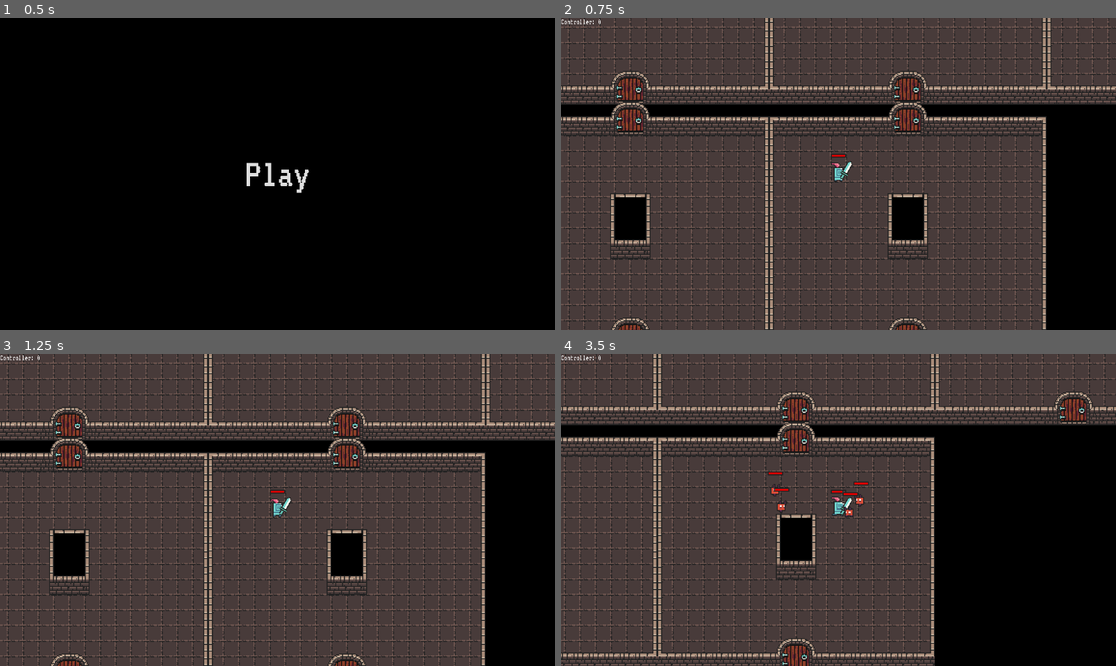
Above: before the commit, frames 1-4 (two rows, left to right).
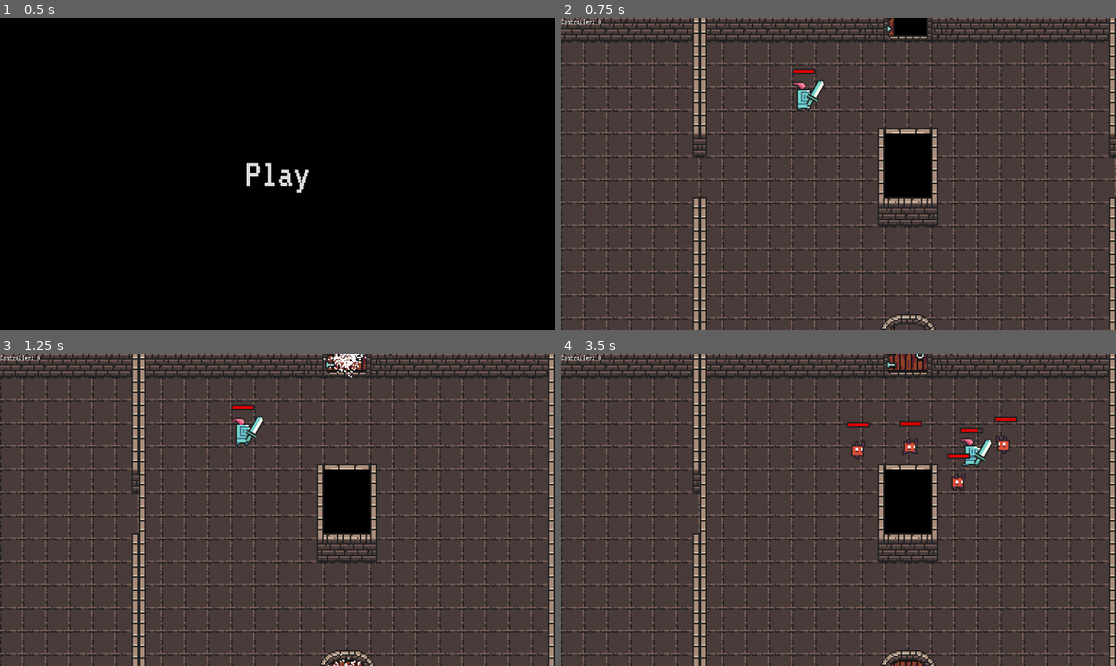
Above: after the commit, the same moments.

Repository: InjustFr/CallOfTheMask
Game: Godot game, scene res://MainMenu.tscn
Two runs of this game, one before a commit and one after it. Both use one fixed random seed, a clock stepped at 60 frames per second and the inputs below.
Inputs (mouse positions are in pixels of both pictures, inside the frame that each line leads up to):
- Up to frame 1 (0.5 s): no input
- Up to frame 2 (0.75 s): click "Play" at 0.5 s
- Up to frame 3 (1.25 s): no input
- Up to frame 4 (3.5 s): move the mouse to (960, 494) at 1.27 s; hold D (right) 1.28-2.03 s; click (960, 494) at 1.35 s; move the mouse to (727, 525) at 2.02 s; hold S (down) 2.03-2.78 s; tap Space (dash) at 2.1 s; move the mouse to (894, 441) at 2.77 s; hold D (right) from 2.78 s (still down); tap E (use) at 2.85 s

Frame 1 is identical in both runs. In frame 2, 46% of the frame differs, in the area x 0-100%, y 0-100%; in frame 3, 47%; in frame 4, 59%.

Commit message:
Can change room after clearing one

Diff:
--- a/Enemy/EnemySpawner.gd
+++ b/Enemy/EnemySpawner.gd
@@ -36,6 +36,7 @@
 		var spawn_point = NavigationServer2D.map_get_closest_point(navigation_map, point)
 
 		var enemy : Enemy = enemy_scene.instantiate()
-		enemy.global_position = spawn_point
+		# global to local to Enemies Node coords
+		enemy.global_position = spawn_point - top_left
 
 		enemies_spawning_node.add_child(enemy)
--- a/Level.gd
+++ b/Level.gd
@@ -17,6 +17,8 @@
 var total_rooms := 0
 var rooms_generated : Array[Vector2i] = []
 
+var current_room_pos : Vector2i
+
 signal finished
 
 func _ready():
@@ -27,23 +29,25 @@
 
 	_generate_random_rooms()
 	_generate_mandatory_rooms()
+	_setup_room()
 
 	player.died.connect(_on_player_death)
 
 
 func _generate_random_rooms() -> void:
 	var starting_pos = Vector2i(0,0)
+	current_room_pos = starting_pos
 	rooms_generated.push_back(starting_pos)
 	_generate_room(starting_pos)
 
 	var j = 0;
 	while rooms_generated.size() < nb_rooms:
-		var current_room_pos = rooms_generated[j];
-		var nb_rooms_to_generate = randi_range(1, _get_nb_of_available_neighboor_cells(current_room_pos))
+		var room_pos = rooms_generated[j];
+		var nb_rooms_to_generate = randi_range(1, _get_nb_of_available_neighboor_cells(room_pos))
 
 		## if no cells available around this one,
 		## either backtrack if it's the last, or skip it
-		if !_get_nb_of_available_neighboor_cells(current_room_pos):
+		if !_get_nb_of_available_neighboor_cells(room_pos):
 			if j == rooms_generated.size() - 1:
 				j = 0
 				while !_get_nb_of_available_neighboor_cells(rooms_generated[j]):
@@ -58,7 +62,7 @@
 			if rooms_generated.size() >= nb_rooms:
 				break
 
-			var new_room_pos = _generate_neighboor_room(current_room_pos)
+			var new_room_pos = _generate_neighboor_room(room_pos)
 
 			rooms_generated.push_back(new_room_pos)
 		j += 1
@@ -79,24 +83,24 @@
 			offset_y = 0
 	return Vector2i(offset_x, offset_y)
 
-func _get_next_room_position(current_room: Room, next_room: Room, offset: Vector2i) -> Vector2:
-	if !current_room:
+func _get_next_room_position(room: Room, next_room: Room, offset: Vector2i) -> Vector2:
+	if !room:
 		return Vector2(0,0)
 
-	var current_room_pos = current_room.global_position
+	var room_pos = room.global_position
 	var next_roomSize = next_room.getSize()
-	var current_roomSize = current_room.getSize()
+	var current_roomSize = room.getSize()
 
 	match offset:
 		Vector2i(-1, 0):
-			var x = current_room.global_position.x - next_roomSize.x
-			return Vector2(current_room_pos.x - next_roomSize.x, current_room_pos.y)
+			var x = room.global_position.x - next_roomSize.x
+			return Vector2(room_pos.x - next_roomSize.x, room_pos.y)
 		Vector2i(1, 0):
-			return Vector2(current_room_pos.x + current_roomSize.x, current_room_pos.y)
+			return Vector2(room_pos.x + current_roomSize.x, room_pos.y)
 		Vector2i(0, -1):
-			return Vector2(current_room_pos.x, current_room_pos.y - next_roomSize.y)
+			return Vector2(room_pos.x, room_pos.y - next_roomSize.y)
 		Vector2i(0, 1):
-			return Vector2(current_room_pos.x, current_room_pos.y + current_roomSize.y)
+			return Vector2(room_pos.x, room_pos.y + current_roomSize.y)
 
 	return Vector2(0,0)
 
@@ -137,6 +141,7 @@
 	map_node.add_child(room)
 
 	room_map[pos.y][pos.x] = room
+	room.door_passed.connect(_on_door_passed)
 
 	return room
 
@@ -150,3 +155,25 @@
 
 func _on_player_death():
 	finished.emit(false)
+
+func _on_door_passed(room_offset: Vector2i) -> void:
+	current_room_pos += room_offset
+	_setup_room()
+
+func _setup_room() -> void:
+	var p : Player = find_children("*", "Player")[0]
+	print(current_room_pos)
+	var room : Room = room_map[current_room_pos.y][current_room_pos.x]
+	var room_pos : Vector2i = room.global_position
+	var room_size : Vector2i = room.getSize()
+	p.set_camera_bounds(room_pos, room_pos + room_size)
+	if player.global_position.x < room_pos.x:
+		player.global_position.x = room_pos.x + 16
+	if player.global_position.x >= room_pos.x + room_size.x:
+		player.global_position.x = room_pos.x + room_size.x - 16
+	if player.global_position.y < room_pos.y:
+		player.global_position.y = room_pos.y + 16
+	if player.global_position.y >= room_pos.y + room_size.y:
+		player.global_position.y = room_pos.y + room_size.y - 16
+	await get_tree().create_timer(0.5).timeout
+	room.start_room()
--- a/Level1.tscn
+++ b/Level1.tscn
@@ -6,7 +6,6 @@
 [node name="Level 1" type="Node2D"]
 y_sort_enabled = true
 script = ExtResource("1_s0nwi")
-nbRooms = 1
 rooms = Array[String](["BasicRoom"])
 
 [node name="Map" type="Node2D" parent="."]
--- a/Player.gd
+++ b/Player.gd
@@ -7,6 +7,7 @@
 @onready var boon_collider := $BoonPickup
 @onready var health_bar : TextureProgressBar = $HealthBar
 @onready var dash_particles : GPUParticles2D = $DashParticles
+@onready var camera : Camera2D = $Camera
 
 @export var speed := 80
 @export var weapon : Weapon
@@ -105,3 +106,9 @@
 		dash_start = Time.get_ticks_msec()
 		dash_particles.process_material.direction = Vector3(-direction.x, -direction.y, 0.0)
 		dash_particles.emitting = true
+
+func set_camera_bounds(top_left: Vector2i, bottom_right: Vector2i) -> void:
+	camera.limit_left = top_left.x
+	camera.limit_top = top_left.y
+	camera.limit_right = bottom_right.x
+	camera.limit_bottom = bottom_right.y
--- a/Player.tscn
+++ b/Player.tscn
@@ -126,8 +126,8 @@
 sprite_frames = SubResource("SpriteFrames_y40kd")
 animation = &"idle"
 
-[node name="Camera2D" type="Camera2D" parent="."]
-zoom = Vector2(2, 2)
+[node name="Camera" type="Camera2D" parent="."]
+zoom = Vector2(3, 3)
 
 [node name="WeaponContainer" type="Marker2D" parent="."]
 position = Vector2(0, 3)
--- a/Room/BasicRoom.gd
+++ b/Room/BasicRoom.gd
@@ -4,12 +4,11 @@
 
 @onready var map : TileMap = $NavigationRegion2D/TileMap
 @onready var enemy_container_node : Node2D = $Enemies
-
-@export var doors : Array[Door]
+@onready var timer : Timer = $Timer
 
 func _ready():
 	enemy_container_node.child_exiting_tree.connect(_on_enemy_death)
-	cleared.connect(_on_cleared)
+	super()
 
 func getSize():
 	return map.get_used_rect().size * map.tile_set.tile_size
@@ -18,9 +17,6 @@
 	if enemy_container_node.get_children().size() - 1 == 0:
 		cleared.emit()
 
-func _on_cleared():
-	_open_doors()
-
-func _open_doors():
-	for door in doors:
-		door.open()
+func _on_room_entered() -> void:
+	super()
+	timer.start()
--- a/Room/BasicRoom.tscn
+++ b/Room/BasicRoom.tscn
@@ -19,7 +19,7 @@
 [node name="BasicRoom" type="Node2D" node_paths=PackedStringArray("doors")]
 y_sort_enabled = true
 script = ExtResource("1_xxv86")
-doors = [NodePath("NavigationRegion2D/HorizontalDoor"), NodePath("NavigationRegion2D/HorizontalDoor2"), NodePath("NavigationRegion2D/LeftDoor"), NodePath("NavigationRegion2D/RightDoor")]
+doors = [NodePath("NavigationRegion2D/BottomDoor"), NodePath("NavigationRegion2D/TopDoor"), NodePath("NavigationRegion2D/LeftDoor"), NodePath("NavigationRegion2D/RightDoor")]
 
 [node name="NavigationRegion2D" type="NavigationRegion2D" parent="."]
 y_sort_enabled = true
@@ -37,17 +37,21 @@
 layer_1/z_index = -1
 layer_1/tile_data = PackedInt32Array(65547, 65536, 4, 131083, 65536, 4, 196619, 65536, 4, 262155, 65536, 4, 262154, 655 …(4074 unchanged characters)…
 
-[node name="HorizontalDoor" parent="NavigationRegion2D" instance=ExtResource("3_um7xh")]
+[node name="BottomDoor" parent="NavigationRegion2D" instance=ExtResource("3_um7xh")]
 position = Vector2(144, 240)
+next_room_offset = Vector2i(0, 1)
 
-[node name="HorizontalDoor2" parent="NavigationRegion2D" instance=ExtResource("3_um7xh")]
+[node name="TopDoor" parent="NavigationRegion2D" instance=ExtResource("3_um7xh")]
 position = Vector2(144, 16)
+next_room_offset = Vector2i(0, -1)
 
 [node name="LeftDoor" parent="NavigationRegion2D" instance=ExtResource("4_ykg4i")]
 position = Vector2(0, 112)
+next_room_offset = Vector2i(-1, 0)
 
 [node name="RightDoor" parent="NavigationRegion2D" instance=ExtResource("5_irexm")]
 position = Vector2(288, 112)
+next_room_offset = Vector2i(1, 0)
 
 [node name="EnemySpawner" type="Node" parent="." node_paths=PackedStringArray("spawn_region", "room", "enemies_spawning_node")]
 script = ExtResource("3_000uj")
@@ -64,6 +68,5 @@
 
 [node name="Timer" type="Timer" parent="."]
 one_shot = true
-autostart = true
 
 [connection signal="timeout" from="Timer" to="EnemySpawner" method="spawn"]
--- a/Room/Door.gd
+++ b/Room/Door.gd
@@ -1,6 +1,10 @@
 extends Node2D
 
 class_name Door
+
+@export var next_room_offset: Vector2i
+
+signal door_passed
 
 func open() -> void:
 	pass
--- a/Room/HorizontalDoor.gd
+++ b/Room/HorizontalDoor.gd
@@ -2,9 +2,14 @@
 
 @onready var map: TileMap = $TileMap
 @onready var particles : GPUParticles2D = $GPUParticles2D
+@onready var door_area : Area2D = $PassingDoorArea
+
+func _ready():
+	door_area.body_entered.connect(_on_body_entered)
 
 func open() -> void:
 	particles.emitting = true
+	door_area.monitoring = true
 	map.set_cell(0, Vector2i(-1, -2), 0, Vector2i(5, 15), 0)
 	map.set_cell(0, Vector2i(0, -2), 0, Vector2i(6, 15), 0)
 	map.set_cell(0, Vector2i(-1, -1), 0, Vector2i(5, 16), 0)
@@ -12,7 +17,12 @@
 
 func close() -> void:
 	particles.emitting = true
+	door_area.monitoring = false
 	map.set_cell(0, Vector2i(-1, -2), 0, Vector2i(2, 15), 0)
 	map.set_cell(0, Vector2i(0, -2), 0, Vector2i(3, 15), 0)
 	map.set_cell(0, Vector2i(-1, -1), 0, Vector2i(2, 16), 0)
 	map.set_cell(0, Vector2i(0, -1), 0, Vector2i(3, 16), 0)
+
+func _on_body_entered(body: Node2D) -> void:
+	if body is Player:
+		door_passed.emit(next_room_offset)
--- a/Room/HorizontalDoor.tscn
+++ b/Room/HorizontalDoor.tscn
@@ -15,6 +15,9 @@
 angular_velocity_max = 48.0
 gravity = Vector3(0, 0, 0)
 
+[sub_resource type="RectangleShape2D" id="RectangleShape2D_vfb83"]
+size = Vector2(26, 7)
+
 [node name="HorizontalDoor" type="Node2D"]
 script = ExtResource("1_beh7y")
 
@@ -24,7 +27,7 @@
 format = 2
 layer_0/name = "Walls"
 layer_0/y_sort_enabled = true
-layer_0/tile_data = PackedInt32Array(-65538, 65536, 15, -2, 65536, 16, -131073, 131072, 14, -65537, 131072, 15, -1, 131072, 16, -196608, 196608, 14, -131072, 196608, 15, -65536, 196608, 16, -131071, 262144, 15, -65535, 262144, 16)
+layer_0/tile_data = PackedInt32Array(-65538, 65536, 15, -2, 65536, 16, -131073, 131072, 14, -65537, 327680, 15, -1, 327680, 16, -196608, 196608, 14, -131072, 393216, 15, -65536, 393216, 16, -131071, 262144, 15, -65535, 262144, 16)
 layer_1/name = "Floor"
 layer_1/y_sort_enabled = true
 layer_1/z_index = -1
@@ -38,3 +41,13 @@
 lifetime = 0.25
 one_shot = true
 explosiveness = 0.5
+
+[node name="PassingDoorArea" type="Area2D" parent="."]
+collision_layer = 0
+collision_mask = 2
+monitoring = false
+monitorable = false
+
+[node name="CollisionShape2D" type="CollisionShape2D" parent="PassingDoorArea"]
+position = Vector2(0, -3.5)
+shape = SubResource("RectangleShape2D_vfb83")
--- a/Room/LeftDoor.gd
+++ b/Room/LeftDoor.gd
@@ -1,13 +1,23 @@
 extends Door
 
 @onready var map: TileMap = $TileMap
+@onready var door_area : Area2D = $PassingDoorArea
+
+func _ready():
+	door_area.body_entered.connect(_on_body_entered)
 
 func open() -> void:
+	door_area.monitoring = true
 	map.set_cell(0, Vector2i(0, -2), 0, Vector2i(1, 10), 0)
 	map.set_cell(0, Vector2i(0, -1), 0, Vector2i(-1, -1), 0)
 	map.set_cell(0, Vector2i(0, 0), 0, Vector2i(1, 8), 0)
 
 func close() -> void:
+	door_area.monitoring = false
 	map.set_cell(0, Vector2i(0, -2), 0, Vector2i(2, 9), 0)
 	map.set_cell(0, Vector2i(0, -1), 0, Vector2i(2, 9), 0)
 	map.set_cell(0, Vector2i(0, 0), 0, Vector2i(2, 9), 0)
+
+func _on_body_entered(body: Node2D) -> void:
+	if body is Player:
+		door_passed.emit(next_room_offset)
--- a/Room/LeftDoor.tscn
+++ b/Room/LeftDoor.tscn
@@ -1,7 +1,10 @@
-[gd_scene load_steps=3 format=3 uid="uid://cmjagyra7e6vy"]
+[gd_scene load_steps=4 format=3 uid="uid://cmjagyra7e6vy"]
 
 [ext_resource type="Script" path="res://Room/LeftDoor.gd" id="1_j1ill"]
 [ext_resource type="TileSet" uid="uid://ccjfgso6jgv31" path="res://TileSet.tres" id="2_qp13w"]
+
+[sub_resource type="RectangleShape2D" id="RectangleShape2D_qhgq2"]
+size = Vector2(10, 32)
 
 [node name="LeftDoor" type="Node2D"]
 script = ExtResource("1_j1ill")
@@ -12,8 +15,18 @@
 format = 2
 layer_0/name = "Walls"
 layer_0/y_sort_enabled = true
-layer_0/tile_data = PackedInt32Array(-65536, 65536, 9, 0, 65536, 9, -131072, 131072, 9)
+layer_0/tile_data = PackedInt32Array(0, 65536, 8, -131072, 65536, 10)
 layer_1/name = "Floor"
 layer_1/y_sort_enabled = true
 layer_1/z_index = -1
 layer_1/tile_data = PackedInt32Array()
+
+[node name="PassingDoorArea" type="Area2D" parent="."]
+collision_layer = 0
+collision_mask = 2
+monitoring = false
+monitorable = false
+
+[node name="CollisionShape2D" type="CollisionShape2D" parent="PassingDoorArea"]
+position = Vector2(5, 0)
+shape = SubResource("RectangleShape2D_qhgq2")
--- a/Room/RightDoor.gd
+++ b/Room/RightDoor.gd
@@ -1,13 +1,23 @@
 extends Door
 
 @onready var map: TileMap = $TileMap
+@onready var door_area : Area2D = $PassingDoorArea
+
+func _ready():
+	door_area.body_entered.connect(_on_body_entered)
 
 func open() -> void:
+	door_area.monitoring = true
 	map.set_cell(0, Vector2i(-1, -2), 0, Vector2i(0, 10), 0)
 	map.set_cell(0, Vector2i(-1, -1), 0, Vector2i(-1, -1), 0)
 	map.set_cell(0, Vector2i(-1, 0), 0, Vector2i(0, 8), 0)
 
 func close() -> void:
+	door_area.monitoring = false
 	map.set_cell(0, Vector2i(-1, -2), 0, Vector2i(3, 9), 0)
 	map.set_cell(0, Vector2i(-1, -1), 0, Vector2i(3, 9), 0)
 	map.set_cell(0, Vector2i(-1, 0), 0, Vector2i(3, 9), 0)
+
+func _on_body_entered(body: Node2D) -> void:
+	if body is Player:
+		door_passed.emit(next_room_offset)
--- a/Room/RightDoor.tscn
+++ b/Room/RightDoor.tscn
@@ -1,7 +1,10 @@
-[gd_scene load_steps=3 format=3 uid="uid://g1ssunauwlh4"]
+[gd_scene load_steps=4 format=3 uid="uid://g1ssunauwlh4"]
 
 [ext_resource type="Script" path="res://Room/RightDoor.gd" id="1_tumft"]
 [ext_resource type="TileSet" uid="uid://ccjfgso6jgv31" path="res://TileSet.tres" id="2_purnn"]
+
+[sub_resource type="RectangleShape2D" id="RectangleShape2D_oyrgu"]
+size = Vector2(10, 32)
 
 [node name="RightDoor" type="Node2D"]
 script = ExtResource("1_tumft")
@@ -12,8 +15,18 @@
 format = 2
 layer_0/name = "Walls"
 layer_0/y_sort_enabled = true
-layer_0/tile_data = PackedInt32Array(-1, 196608, 9, 65535, 196608, 9, -65537, 196608, 9)
+layer_0/tile_data = PackedInt32Array(-65537, 0, 10, 65535, 0, 8)
 layer_1/name = "Floor"
 layer_1/y_sort_enabled = true
 layer_1/z_index = -1
 layer_1/tile_data = PackedInt32Array()
+
+[node name="PassingDoorArea" type="Area2D" parent="."]
+collision_layer = 0
+collision_mask = 2
+monitoring = false
+monitorable = false
+
+[node name="CollisionShape2D" type="CollisionShape2D" parent="PassingDoorArea"]
+position = Vector2(-5, 0)
+shape = SubResource("RectangleShape2D_oyrgu")
--- a/Room/Room.gd
+++ b/Room/Room.gd
@@ -3,6 +3,37 @@
 class_name Room
 
 signal cleared
+signal door_passed
+signal room_entered
+
+@export var doors : Array[Door]
+
+func _ready():
+	cleared.connect(_on_cleared)
+	room_entered.connect(_on_room_entered)
+
+	for door in doors:
+		door.door_passed.connect(_on_door_passed)
 
 func getSize() -> Vector2:
 	return Vector2(0,0)
+
+func start_room():
+	room_entered.emit()
+
+func _on_cleared():
+	_open_doors()
+
+func _open_doors():
+	for door in doors:
+		door.open()
+
+func _close_doors():
+	for door in doors:
+		door.close()
+
+func _on_door_passed(next_room_offset: Vector2i) -> void:
+	door_passed.emit(next_room_offset)
+
+func _on_room_entered() -> void:
+	_close_doors()
--- a/project.godot
+++ b/project.godot
@@ -10,7 +10,7 @@
 
 [application]
 
-config/name="Artifact Vision"
+config/name="Call of the Mask"
 run/main_scene="res://MainMenu.tscn"
 config/features=PackedStringArray("4.2", "Forward Plus")
 config/icon="res://icon.svg"
Not shown: 1 places in Room/HorizontalDoor.tscn that only renumber resources
